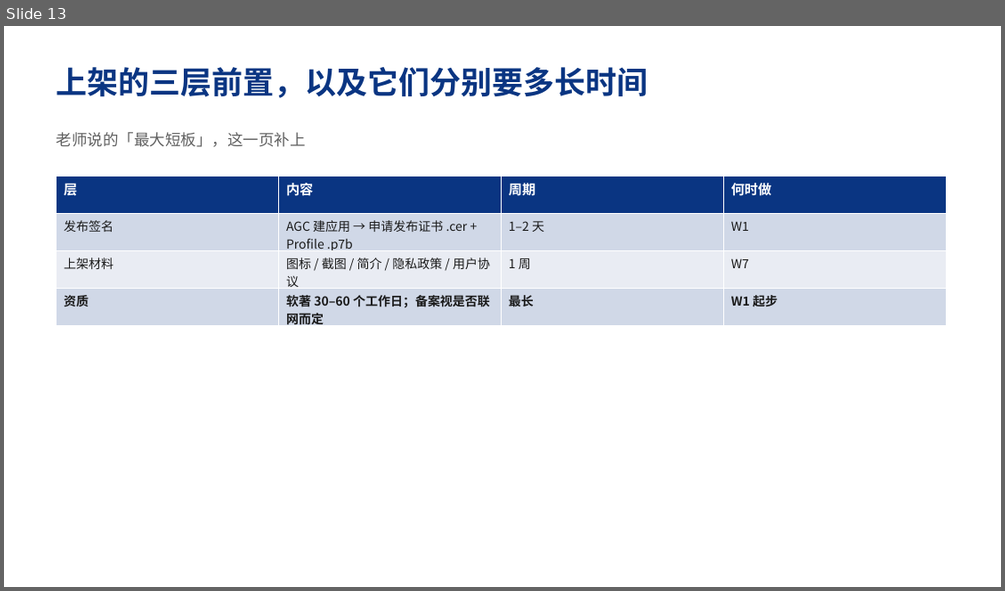
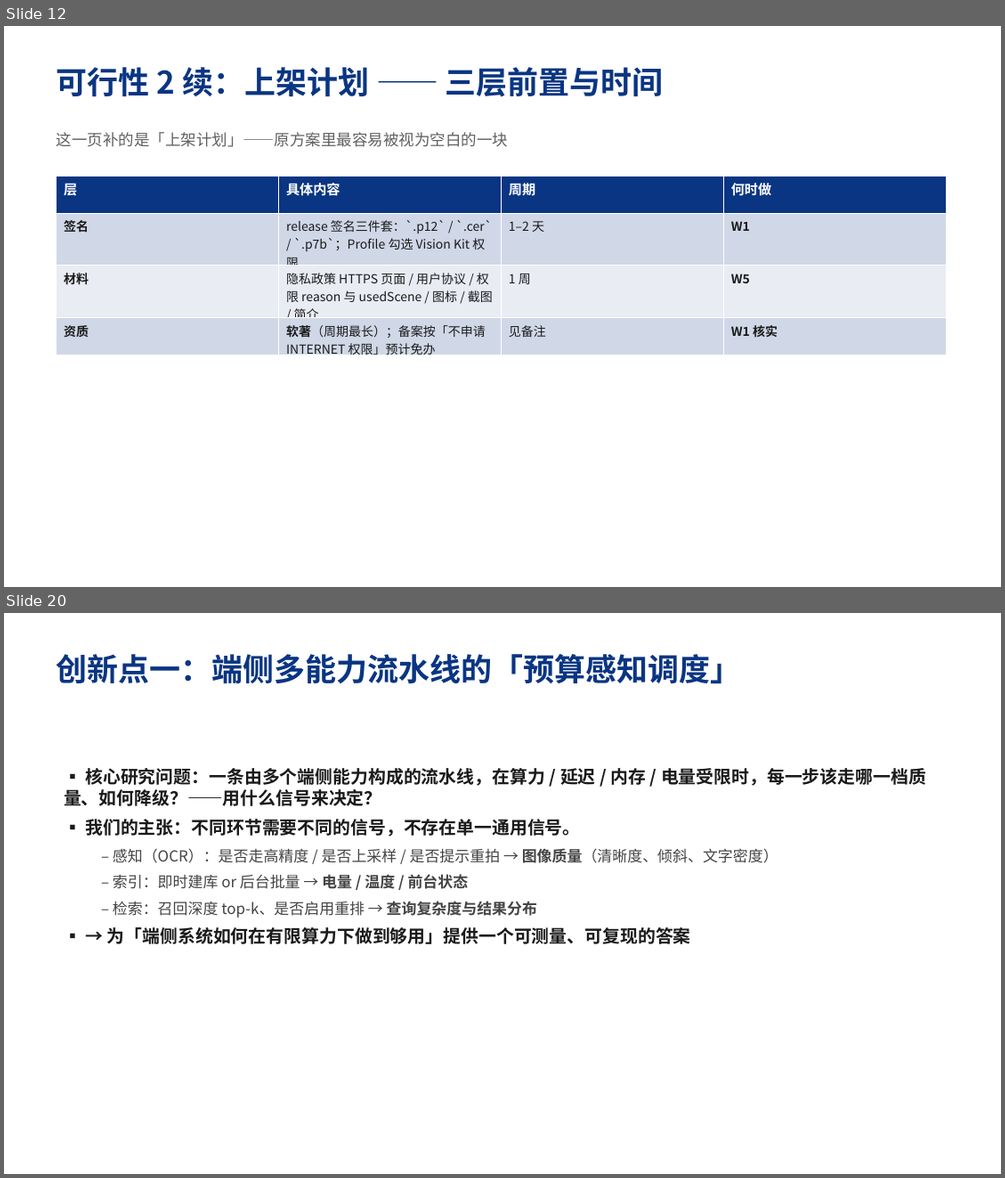
Before and after one commit to CCodeDong/agentbudget, a slide deck: deliverables/移动应用开发/立项.pptx. Shown one above the other, each under a label of ours: slide 13 before the commit, slides 12 and 20 after it; the slides between them are not shown. The pictures are 1005x591 and 1005x1178 pixels, drawn with LibreOffice and Linux fonts; fonts in the diff are those of the drawing. Boxes give left, top, right and bottom in pixels: in the first picture for what was removed or moved away, otherwise in the second. Text is boxed around its words. In the diff, an @@ line names an element or a change of style, - is before the commit and + after.

Commit message:
立项 PPT 按原稿重做：28 页，补进老师指出的四处缺口
以《开题答辩-PPT文案》v0.1 为底稿，保留原结构与内容（老师已认可的部分不动）：
- 新增 P12 上架计划：签名/材料/资质三层 + 时间 + 软著周期风险
- 新增 P15 技术路线核实：每条路线的验证环境与可检查的验收标准
- P25-26 周度计划：产出改成可检查物（可跑的包/报告/数据/录屏）
- P18 离线优先：改为四条可验证设计（权限层面就没有联网能力）
- 修订过程说明只放演讲者备注，不上幻灯面
- 修复封面与小组信息被拆成两页的问题

```diff
--- a/deliverables/移动应用开发/立项.pptx
+++ b/deliverables/移动应用开发/立项.pptx
@@ slide 20 added at box(4, 613, 1001, 1174), background #FFFFFF @@
@@ text added at box(57, 654, 742, 684), 30 pt, text #0A3582, bold @@
+创新点一：端侧多能力流水线的「预算感知调度」
@@ text added at box(64, 768, 926, 944), 17 pt, text #1A1A1A, bold @@
+▪ 核心研究问题：一条由多个端侧能力构成的流水线，在算力 / 延迟 / 内存 / 电量受限时，每一步该走哪一档质量、如何降级？——用什么信号来决定？
+▪ 我们的主张：不同环节需要不同的信号，不存在单一通用信号。
+  – 感知（OCR）：是否走高精度 / 是否上采样 / 是否提示重拍 → 图像质量（清晰度、倾斜、文字密度）
+  – 索引：即时建库 or 后台批量 → 电量 / 温度 / 前台状态
+  – 检索：召回深度 top-k、是否启用重排 → 查询复杂度与结果分布
+▪ → 为「端侧系统如何在有限算力下做到够用」提供一个可测量、可复现的答案
@@ what was slide 13 is now slide 12 @@
@@ slide 12 changed as well @@
@@ text at box(57, 67, 663, 97): text changed @@
-上架的三层前置，以及它们分别要多长时间
+可行性 2 续：上架计划 —— 三层前置与时间
@@ text at box(57, 132, 508, 147): text changed @@
-老师说的「最大短板」，这一页补上
+这一页补的是「上架计划」——原方案里最容易被视为空白的一块
@@ table at box(57, 176, 947, 361) @@
-row 1, column 2: 内容
+row 1, column 2: 具体内容
-row 2, column 1: 发布签名
+row 2, column 1: 签名
-row 2, column 2: AGC 建应用 → 申请发布证书 .cer + Profile .p7b
+row 2, column 2: release 签名三件套：`.p12` / `.cer` / `.p7b`；Profile 勾选 Vision Kit 权限
-row 3: 上架材料 | 图标 / 截图 / 简介 / 隐私政策 / 用户协议 | 1 周 | W7
+row 3: 材料 | 隐私政策 HTTPS 页面 / 用户协议 / 权限 reason 与 usedScene / 图标 / 截图 / 简介 | 1 周 | W5
-row 4: 资质 | 软著 30–60 个工作日；备案视是否联网而定 | 最长 | W1 起步
+row 4: 资质 | 软著（周期最长）；备案按「不申请 INTERNET 权限」预计免办 | 见备注 | W1 核实
@@ bold on in "W1" @@
```
Also in this commit, not shown: 4 other slides changed, 22 other slides added, 17 slides removed, 4 other files.
